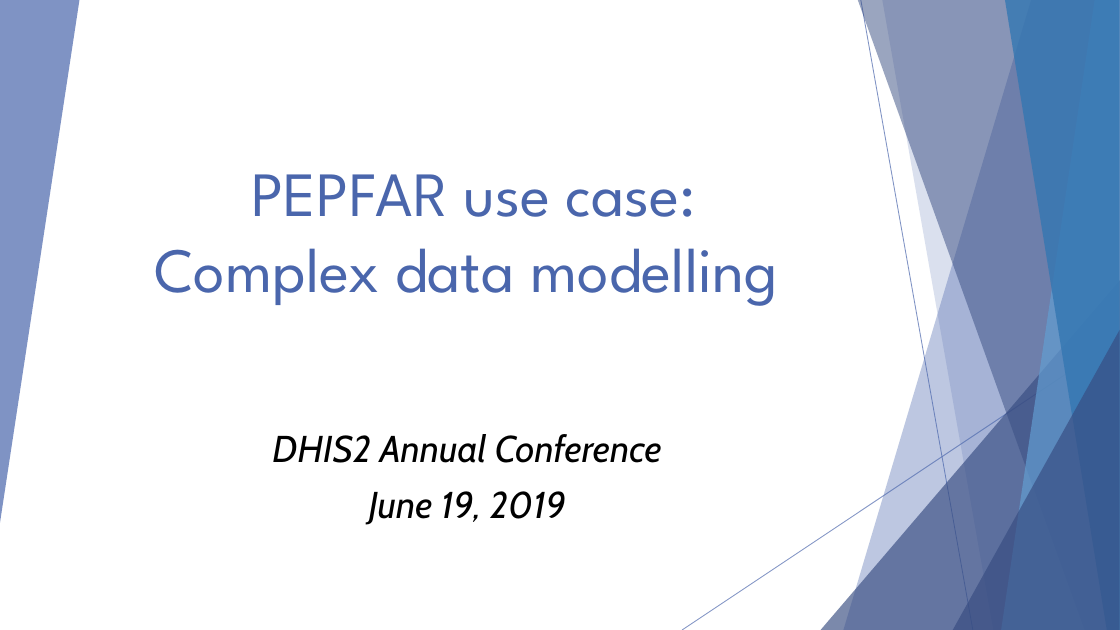
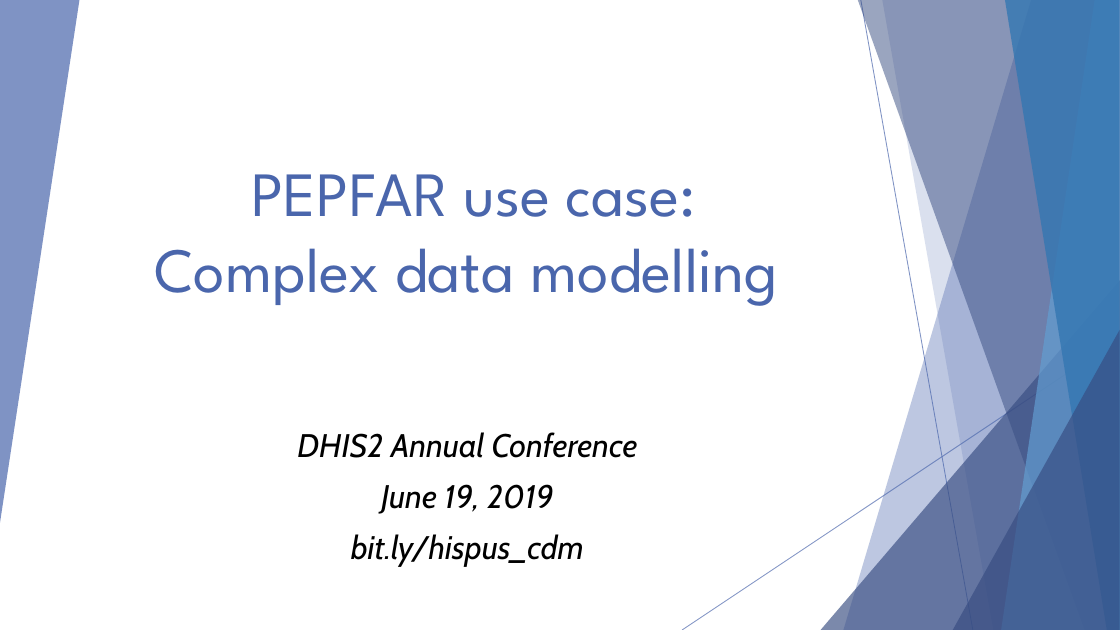
Before and after one commit to hispus/presentations, a slide deck: slide 1 of Complex_Data_Modelling/Complex_Data_Modelling.pptx. Drawn at 1120x630 pixels with LibreOffice and Linux fonts; fonts in the diff are those of the drawing; background and template pictures are left out. Boxes give left, top, right and bottom in pixels: in the first picture for what was removed or moved away, otherwise in the second. Text is boxed around its words. In the diff, an @@ line names an element or a change of style, - is before the commit and + after.

Commit message:
Updates Complex Data Modelling slides

```diff
--- a/Complex_Data_Modelling/Complex_Data_Modelling.pptx
+++ b/Complex_Data_Modelling/Complex_Data_Modelling.pptx
@@ subtitle at [297, 432, 638, 514]: size 32 to 28 pt in "DHIS2 Annual Conference", "June 19, 2019" @@
@@ subtitle at [351, 534, 584, 567]: paragraph added @@
+bit.ly/hispus_cdm
```
Also in this commit, not shown: 6 other slides changed, 1 other file.
